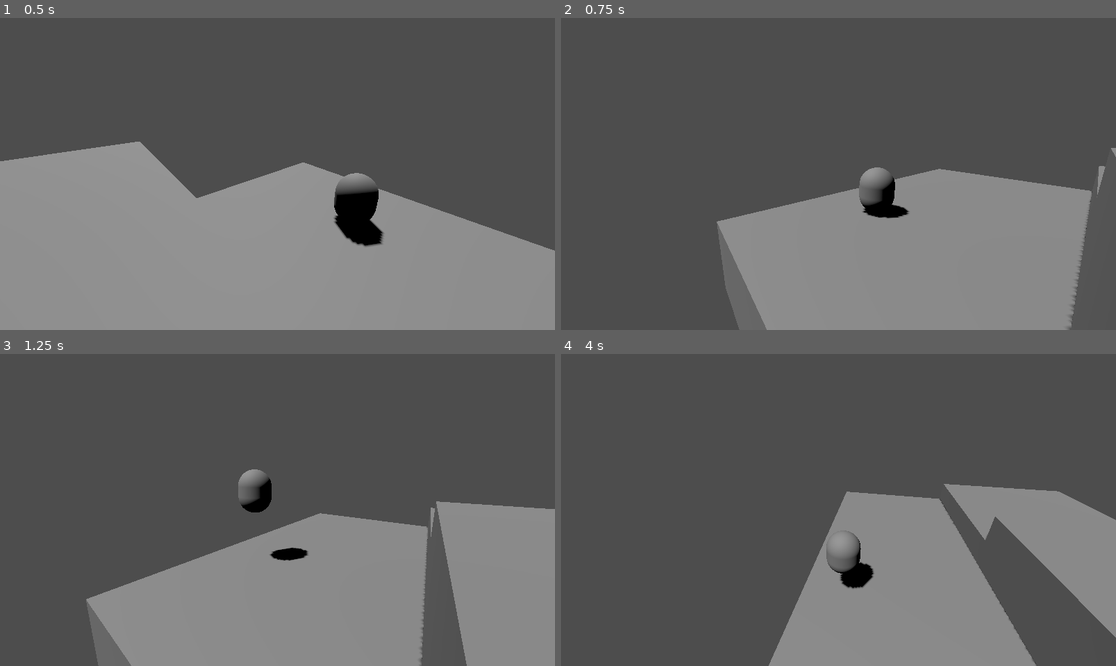
Above: before the commit, frames 1-4 (two rows, left to right).
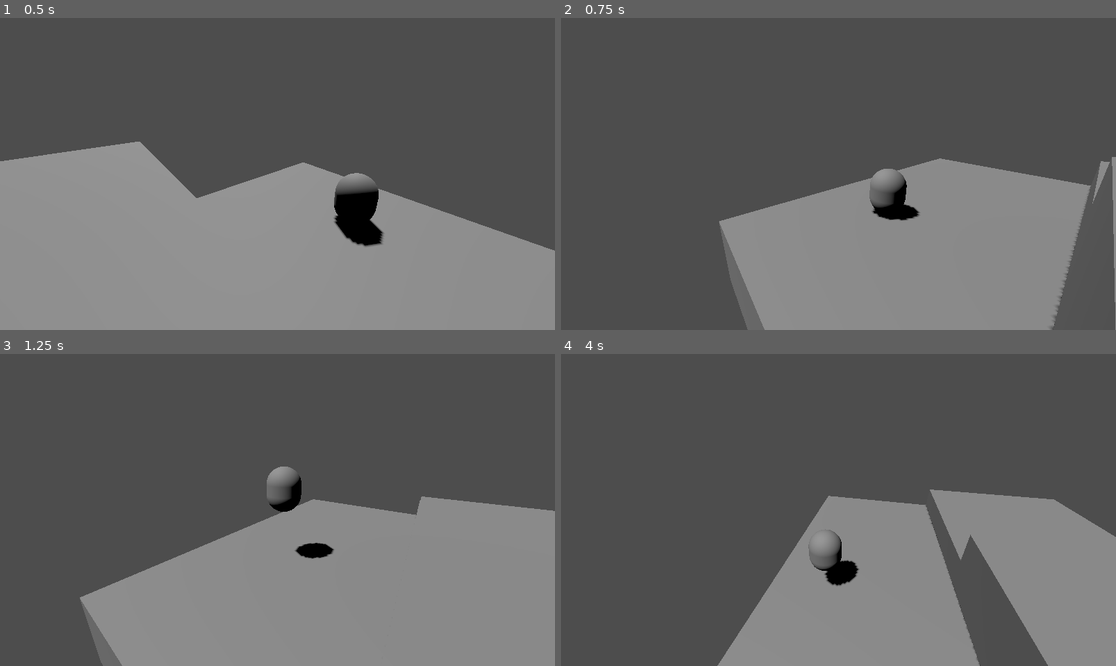
Above: after the commit, the same moments.

Repository: stinkykittens/bad-oinks-3d
Game: Godot game, scene res://maps/test_map.tscn
Two runs of this game, one before a commit and one after it. Both use one fixed random seed, a clock stepped at 60 frames per second and the inputs below. The project has no main scene, so this scene is started directly.
Inputs (mouse positions are in pixels of both pictures, inside the frame that each line leads up to):
- Up to frame 1 (0.5 s): no input
- Up to frame 2 (0.75 s): move the mouse to (960, 158) at 0.52 s; hold D (move_right) from 0.53 s (still down); tap Down (rotate_camera_down) at 0.6 s
- Up to frame 3 (1.25 s): keep holding D (move_right); tap Space (jump) at 0.77 s
- Up to frame 4 (4 s): move the mouse to (727, 525) at 1.27 s; release D (move_right) at 1.28 s; hold S (move_down) 1.28-2.03 s; tap Left (rotate_camera_left) at 1.35 s; tap Space (jump) at 1.52, 3.02, 3.77 s; move the mouse to (894, 441) at 2.02 s; hold D (move_right) 2.03-2.78 s; tap Right (rotate_camera_right) at 2.1 s; move the mouse to (810, 572) at 2.77 s; hold W (move_up) 2.78-3.53 s; tap Up (rotate_camera_up) at 2.85 s; move the mouse to (1005, 556) at 3.52 s; hold A (move_left) from 3.53 s (still down); tap Down (rotate_camera_down) at 3.6 s

Frame 1 is identical in both runs. In frame 2, 3.7% of the frame differs, in the area x 28-100%, y 41-100%; in frame 3, 6.6%; in frame 4, 14%.

Commit message:
Add controller input and make player move in the correct direction

Diff:
--- a/camera/camera_controller_orbit.gd
+++ b/camera/camera_controller_orbit.gd
@@ -1,6 +1,6 @@
 extends CameraController
 
-@export var rotation_speed := 32.0
+@export var rotation_speed := 50.0
 @export var mouse_sensitivity := 0.3
 @export var rotation_range := Vector2(-45, 45)
 
@@ -10,9 +10,9 @@
 	input.x = Input.get_axis("rotate_camera_left", "rotate_camera_right")
 	input.y = Input.get_axis("rotate_camera_up", "rotate_camera_down")
 
-	rotation_degrees.x += input.y * rotation_speed * delta;
+	rotation_degrees.x -= input.y * rotation_speed * delta;
 	rotation_degrees.x = clamp(rotation_degrees.x, rotation_range.x, rotation_range.y)
-	rotation_degrees.y += input.x * rotation_speed * delta;
+	rotation_degrees.y -= input.x * rotation_speed * delta;
 	rotation_degrees.y = wrapf(rotation_degrees.y, 0, 360)
 
 
--- a/character/player/player.gd
+++ b/character/player/player.gd
@@ -12,15 +12,18 @@
 
 
 func _physics_process(delta: float) -> void:
-	var input: Vector2
+	var input: Vector3
 	input.x = Input.get_axis("move_left", "move_right")
-	input.y = Input.get_axis("move_up", "move_down")
+	input.z = Input.get_axis("move_up", "move_down")
 	var input_scale = smoothstep(move_deadzone, 1, input.length())
 	input = input.normalized() * input_scale
 
+	var angle = get_tree().root.get_camera_3d().global_rotation.y
+	input = input.rotated(Vector3.UP, angle)
+	rotation.y = input.angle_to(Vector3.UP)
+
 	velocity.x = input.x
-	velocity.z = input.y
-
+	velocity.z = input.z
 	velocity.y -= ProjectSettings.get_setting("physics/3d/default_gravity") * gravity_scale * delta
 
 	if is_on_floor() and Input.is_action_just_pressed("jump"):
--- a/character/player/player.tscn
+++ b/character/player/player.tscn
@@ -12,6 +12,7 @@
 
 [node name="Player" type="CharacterBody3D" unique_id=153297718]
 script = ExtResource("1_8eijk")
+move_speed = 12.0
 jump_strenght = 5.5
 
 [node name="MeshInstance3D" type="MeshInstance3D" parent="." unique_id=569681655]
--- a/project.godot
+++ b/project.godot
@@ -19,46 +19,55 @@
 move_left={
 "deadzone": 0.2,
 "events": [Object(InputEventKey,"resource_local_to_scene":false,"resource_name":"","device":-1,"window_id":0,"alt_press …(191 unchanged characters)…
+, Object(InputEventJoypadMotion,"resource_local_to_scene":false,"resource_name":"","device":-1,"axis":0,"axis_value":-1.0,"script":null)
 ]
 }
 move_right={
 "deadzone": 0.2,
 "events": [Object(InputEventKey,"resource_local_to_scene":false,"resource_name":"","device":-1,"window_id":0,"alt_press …(192 unchanged characters)…
+, Object(InputEventJoypadMotion,"resource_local_to_scene":false,"resource_name":"","device":-1,"axis":0,"axis_value":1.0,"script":null)
 ]
 }
 move_up={
 "deadzone": 0.2,
 "events": [Object(InputEventKey,"resource_local_to_scene":false,"resource_name":"","device":-1,"window_id":0,"alt_press …(192 unchanged characters)…
+, Object(InputEventJoypadMotion,"resource_local_to_scene":false,"resource_name":"","device":-1,"axis":1,"axis_value":-1.0,"script":null)
 ]
 }
 move_down={
 "deadzone": 0.2,
 "events": [Object(InputEventKey,"resource_local_to_scene":false,"resource_name":"","device":-1,"window_id":0,"alt_press …(192 unchanged characters)…
+, Object(InputEventJoypadMotion,"resource_local_to_scene":false,"resource_name":"","device":-1,"axis":1,"axis_value":1.0,"script":null)
 ]
 }
 jump={
 "deadzone": 0.2,
 "events": [Object(InputEventKey,"resource_local_to_scene":false,"resource_name":"","device":-1,"window_id":0,"alt_press …(191 unchanged characters)…
+, Object(InputEventJoypadButton,"resource_local_to_scene":false,"resource_name":"","device":-1,"button_index":0,"pressure":0.0,"pressed":true,"script":null)
 ]
 }
 rotate_camera_left={
 "deadzone": 0.2,
 "events": [Object(InputEventKey,"resource_local_to_scene":false,"resource_name":"","device":-1,"window_id":0,"alt_press …(195 unchanged characters)…
+, Object(InputEventJoypadMotion,"resource_local_to_scene":false,"resource_name":"","device":-1,"axis":2,"axis_value":-1.0,"script":null)
 ]
 }
 rotate_camera_right={
 "deadzone": 0.2,
 "events": [Object(InputEventKey,"resource_local_to_scene":false,"resource_name":"","device":-1,"window_id":0,"alt_press …(195 unchanged characters)…
+, Object(InputEventJoypadMotion,"resource_local_to_scene":false,"resource_name":"","device":-1,"axis":2,"axis_value":1.0,"script":null)
 ]
 }
 rotate_camera_up={
 "deadzone": 0.2,
 "events": [Object(InputEventKey,"resource_local_to_scene":false,"resource_name":"","device":-1,"window_id":0,"alt_press …(195 unchanged characters)…
+, Object(InputEventJoypadMotion,"resource_local_to_scene":false,"resource_name":"","device":-1,"axis":3,"axis_value":-1.0,"script":null)
 ]
 }
 rotate_camera_down={
 "deadzone": 0.2,
 "events": [Object(InputEventKey,"resource_local_to_scene":false,"resource_name":"","device":-1,"window_id":0,"alt_press …(195 unchanged characters)…
+, Object(InputEventJoypadMotion,"resource_local_to_scene":false,"resource_name":"","device":-1,"axis":3,"axis_value":1.0,"script":null)
 ]
 }
 
